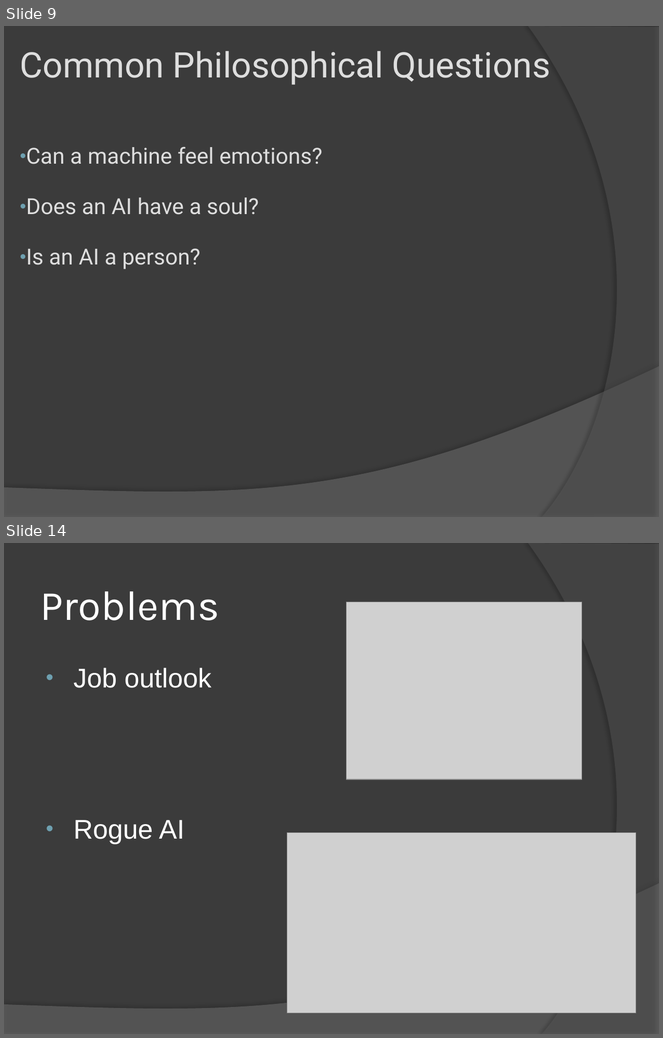
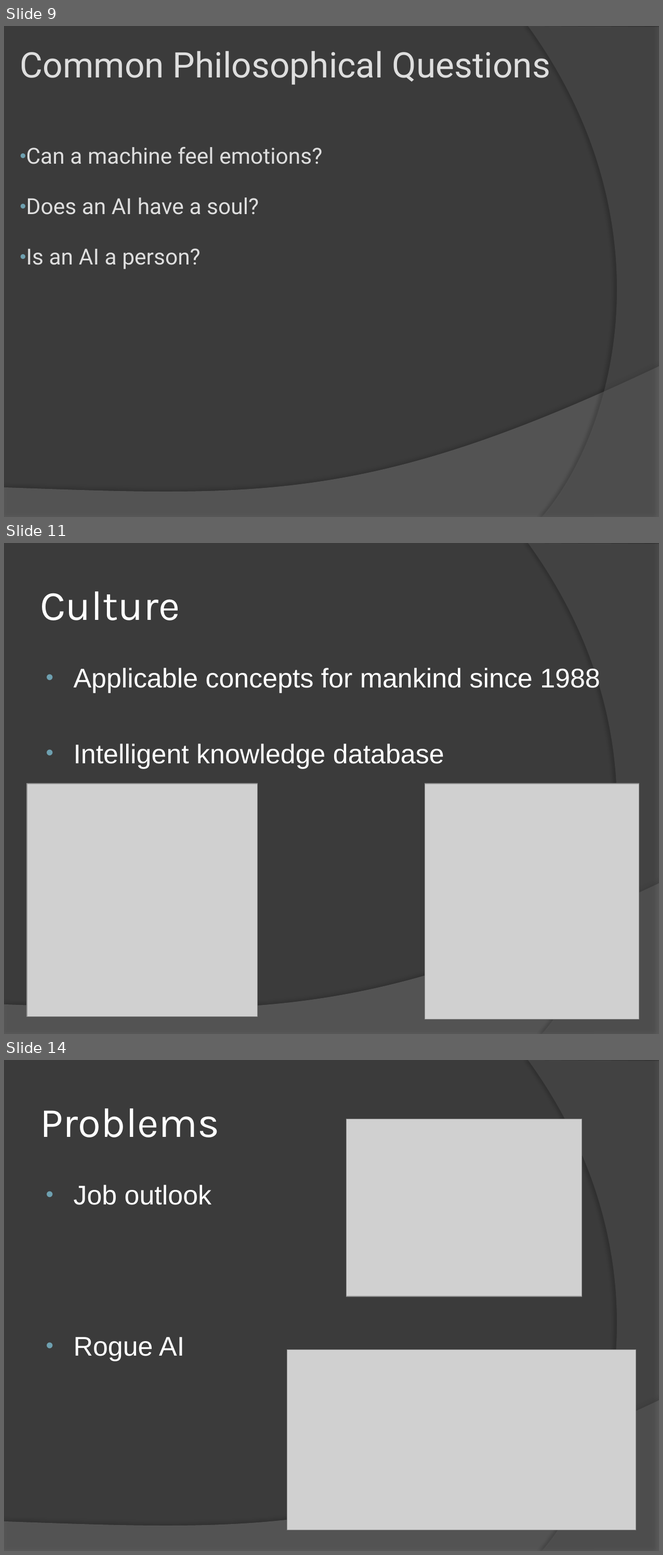
Before and after one commit to abhishekori/team-sexy-awesome-repository-of-awesomeness-----sexy, a slide deck: artififical intelligence.pptx. Shown one above the other, each under a label of ours: slides 9 and 14 before the commit, slides 9, 11 and 14 after it; the slides between them are not shown. The pictures are 663x1038 and 663x1555 pixels, drawn with LibreOffice and Linux fonts; fonts in the diff are those of the drawing; grey boxes stand for pictures. Boxes give left, top, right and bottom in pixels: in the first picture for what was removed or moved away, otherwise in the second. Text is boxed around its words. In the diff, an @@ line names an element or a change of style, - is before the commit and + after.

```diff
--- a/artififical intelligence.pptx
+++ b/artififical intelligence.pptx
@@ slide 11 added at [4, 543, 659, 1034], background #3B3B3B; not listed: 2 template elements that a slide beside it also shows @@
@@ title added at [40, 591, 180, 620], 51 pt, text #FFFFFF @@
+Culture
@@ text added at [74, 668, 600, 769], 33 pt, text #FFFFFF @@
+• Applicable concepts for mankind since 1988
+• Intelligent knowledge database
@@ picture added at [27, 784, 258, 1017] @@
@@ picture added at [425, 784, 640, 1019] @@
```
Also in this commit, not shown: 5 slides changed, 2 other slides added, 4 slides removed.
